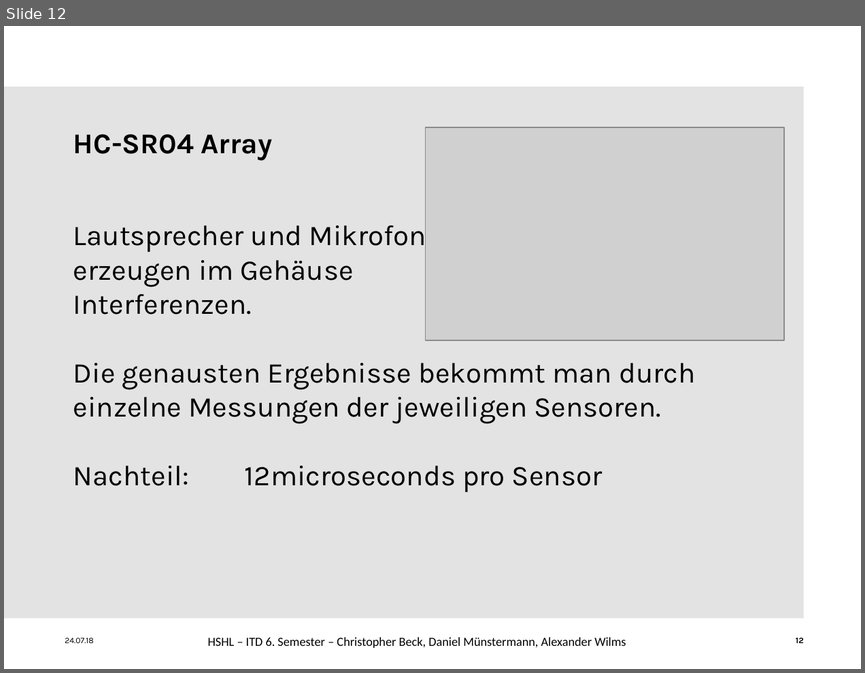
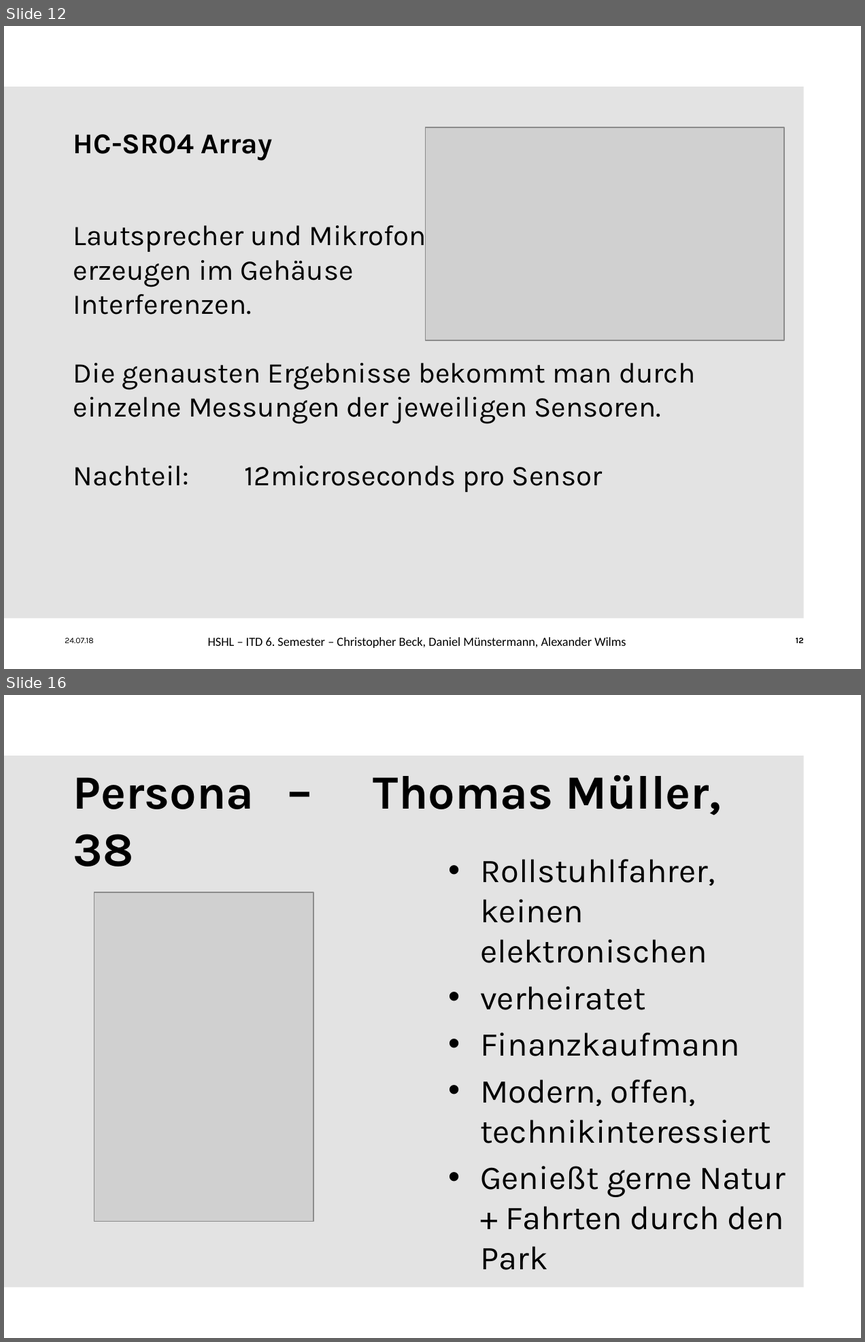
Before and after one commit to ChristineAgethen/Interaktionskonzept_Rollstuhl, a slide deck: Interaktionskonzept.pptx. Shown one above the other, each under a label of ours: slide 12 before the commit, slides 12 and 16 after it; the slides between them are not shown. The pictures are 865x673 and 865x1342 pixels, drawn with LibreOffice and Linux fonts; fonts in the diff are those of the drawing; grey boxes stand for pictures; background and template pictures are left out. Boxes give left, top, right and bottom in pixels: in the first picture for what was removed or moved away, otherwise in the second. Text is boxed around its words. In the diff, an @@ line names an element or a change of style, - is before the commit and + after.

```diff
--- a/Interaktionskonzept.pptx
+++ b/Interaktionskonzept.pptx
@@ slide 16 added at <box>4,695,861,1338</box>, background #FFFFFF; not listed: 1 template element that a slide beside it also shows @@
@@ title added at <box>73,775,721,815</box>, 40 pt, text #000000, bold @@
+Persona – Thomas Müller, 38
@@ text added at <box>480,859,785,1270</box>, 28 pt, text #000000 @@
+• Rollstuhlfahrer, keinen elektronischen
+• verheiratet
+• Finanzkaufmann
+• Modern, offen, technikinteressiert
+• Genießt gerne Natur + Fahrten durch den Park
@@ picture added at <box>94,892,313,1221</box> @@
```
Also in this commit, not shown: 4 slides changed, 8 other slides added.
